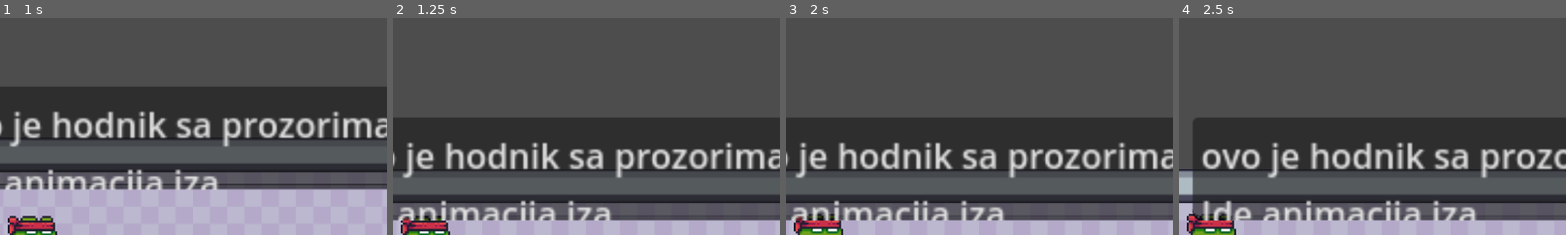
Above: before the commit, frames 1-4 (left to right).
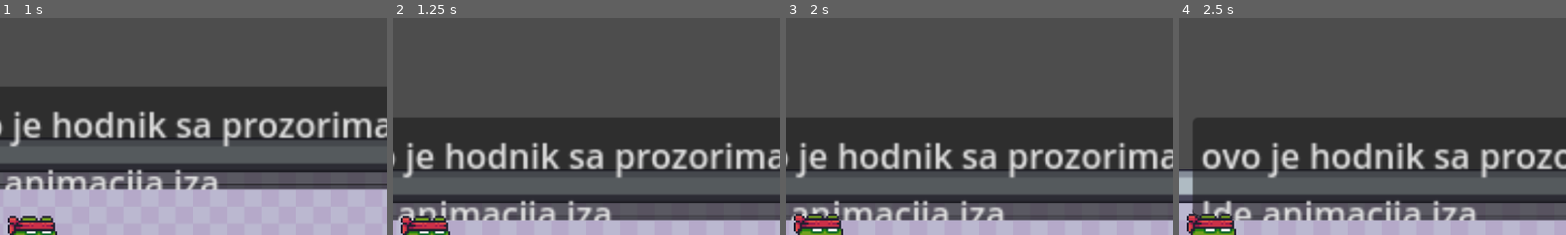
Above: after the commit, the same moments.

Repository: rados132/EngageGameJam
Game: Godot game, scene res://Scenes/kalu-hub.tscn
Two runs of this game, one before a commit and one after it. Both use one fixed random seed, a clock stepped at 60 frames per second and the inputs below. This scene is started directly instead of the project's main scene.
Inputs:
- Up to frame 1 (1 s): hold Up (ui_up) from 0.53 s (still down)
- Up to frame 2 (1.25 s): keep holding Up (ui_up)
- Up to frame 3 (2 s): keep holding Up (ui_up)
- Up to frame 4 (2.5 s): release Up (ui_up) at 2.03 s; hold Left (ui_left) from 2.03 s (still down)
The pictures show only the part of the screen within x 46-96%, y 0-50%; the shares and areas given below are measured in that part.

Frame 1 is identical in both runs. In frame 2, 0.2% of the frame differs, in the area x 2-14%, y 91-94%; in frame 3, 0.3%, in the area x 2-14%, y 90-94%; in frame 4, 0.2%.

Commit message:
izbjegavanje zidova od starne AI-a

Diff:
--- a/engagegamejam/Scenes/kalu-hub.tscn
+++ b/engagegamejam/Scenes/kalu-hub.tscn
@@ -1,9 +1,10 @@
-[gd_scene load_steps=13 format=4 uid="uid://burjv7qljt11i"]
+[gd_scene load_steps=14 format=4 uid="uid://ksqp5k47phfm"]
 
 [ext_resource type="Texture2D" uid="uid://p5glvm2hn77f" path="res://Assets/Free/Terrain/Terrain (16x16).png" id="1_2hjwy"]
 [ext_resource type="PackedScene" uid="uid://d1qghewe3uu5r" path="res://Assets/characters/main_character.tscn" id="2_25a10"]
 [ext_resource type="Texture2D" uid="uid://bu35iqfvilj0q" path="res://Assets/Free/Background/Purple.png" id="2_s5eos"]
 [ext_resource type="Texture2D" uid="uid://blyf5olk8qn7c" path="res://Assets/HubAsseti/stub.png" id="3_s5eos"]
+[ext_resource type="PackedScene" uid="uid://chcshj8fm1l03" path="res://Assets/characters/enemy_ai.tscn" id="5_bvgcc"]
 
 [sub_resource type="TileSetAtlasSource" id="TileSetAtlasSource_s5eos"]
 texture = ExtResource("1_2hjwy")
@@ -307,9 +308,6 @@
 tile_map_data = PackedByteArray("AAAUAAsAAQAFAAMAAAAUAAwAAQAFAAQAAAAUAA0AAQAFAAUAAAAUABMAAQAFAAsAAAAUABQAAQAFAAwAAAAVAA …(1520 unchanged characters)…
 tile_set = SubResource("TileSet_q2va5")
 
-[node name="CharacterBody2D" parent="." instance=ExtResource("2_25a10")]
-position = Vector2(790, 378)
-
 [node name="textovi" type="Control" parent="."]
 layout_mode = 3
 anchors_preset = 0
@@ -443,3 +441,12 @@
 
 [node name="NavigationRegion2D" type="NavigationRegion2D" parent="."]
 navigation_polygon = SubResource("NavigationPolygon_s5eos")
+
+[node name="Enemy_AI" parent="NavigationRegion2D" instance=ExtResource("5_bvgcc")]
+position = Vector2(-152, 384)
+
+[node name="NavigationAgent2D" type="NavigationAgent2D" parent="NavigationRegion2D/Enemy_AI"]
+radius = 60.5
+
+[node name="Main_Character" parent="." instance=ExtResource("2_25a10")]
+position = Vector2(790, 378)
--- a/engagegamejam/Scripts/enemy_ai.gd
+++ b/engagegamejam/Scripts/enemy_ai.gd
@@ -1,6 +1,7 @@
 extends CharacterBody2D
-@onready var target = $"../Main_Character"
-const speed = 100
+@onready var target = $"../../Main_Character"
+@onready var agent = $NavigationAgent2D
+const speed = 50
 const attack_cooldown = 1.0 # u sekundama
 const damage = 10
 var player_in_area = false
@@ -16,10 +17,23 @@
 	$AttackArea.body_entered.connect(_on_attack_area_body_entered)
 	$AttackArea.body_exited.connect(_on_attack_area_body_exited)
 
-func _physics_process(_delta: float) -> void:
-	var direction = (target.position - position).normalized()
-	velocity = direction * speed
-	look_at(target.position)
+	agent.target_position = target.global_position
+
+func _physics_process(delta: float) -> void:
+	agent.target_position = target.global_position
+
+	if agent.is_navigation_finished():
+		velocity = Vector2.ZERO
+	else:
+		var next_path_point = agent.get_next_path_position()
+		var distance = global_position.distance_to(next_path_point)
+		if distance > 2.0: # Only move if not already at the point
+			var direction = (next_path_point - global_position).normalized()
+			velocity = direction * speed
+			look_at(next_path_point)
+		else:
+			velocity = Vector2.ZERO
+
 	move_and_slide()
 
 func _on_attack_area_body_entered(body):
Not shown: 1 places in engagegamejam/Scenes/main_menu.tscn that only renumber resources
